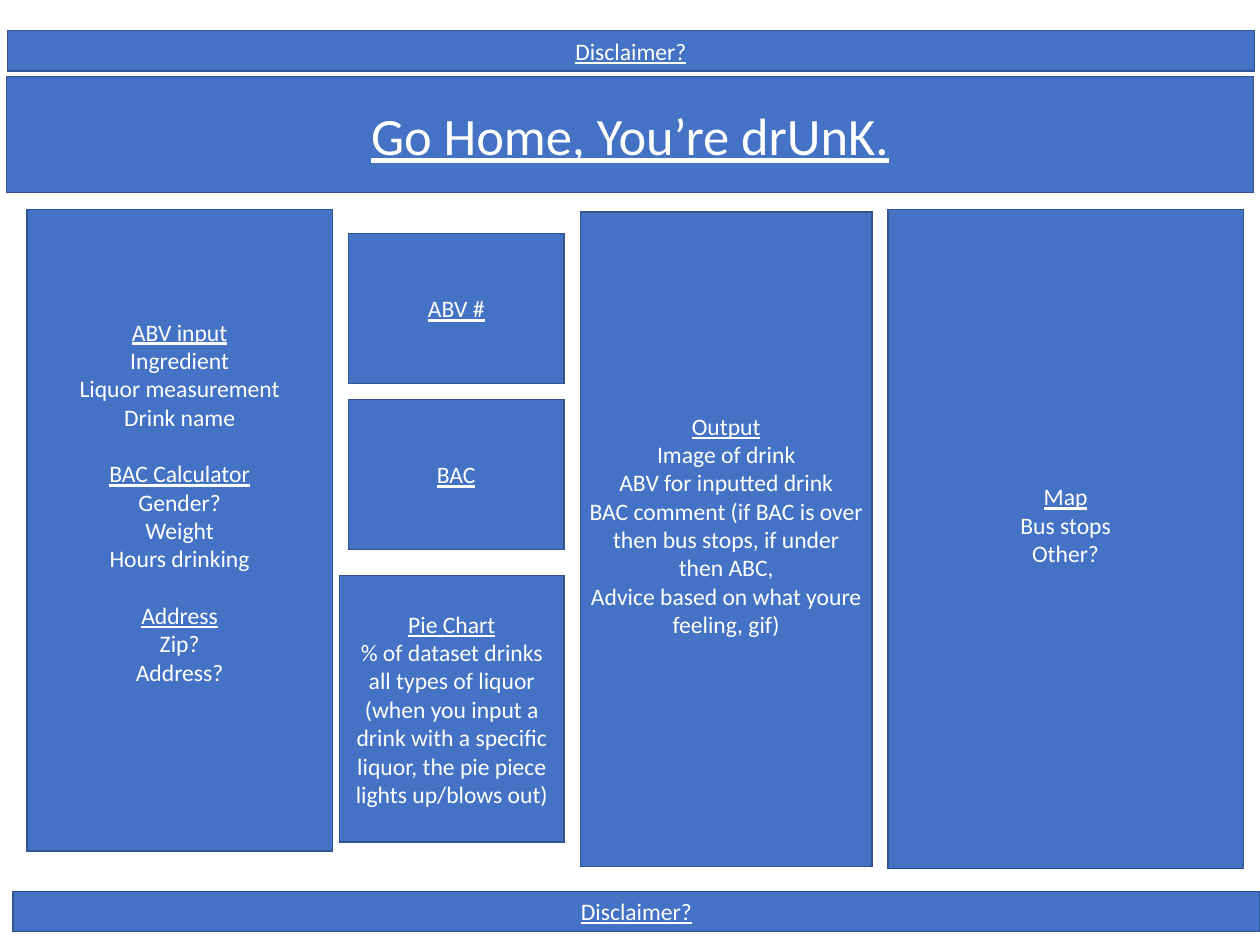
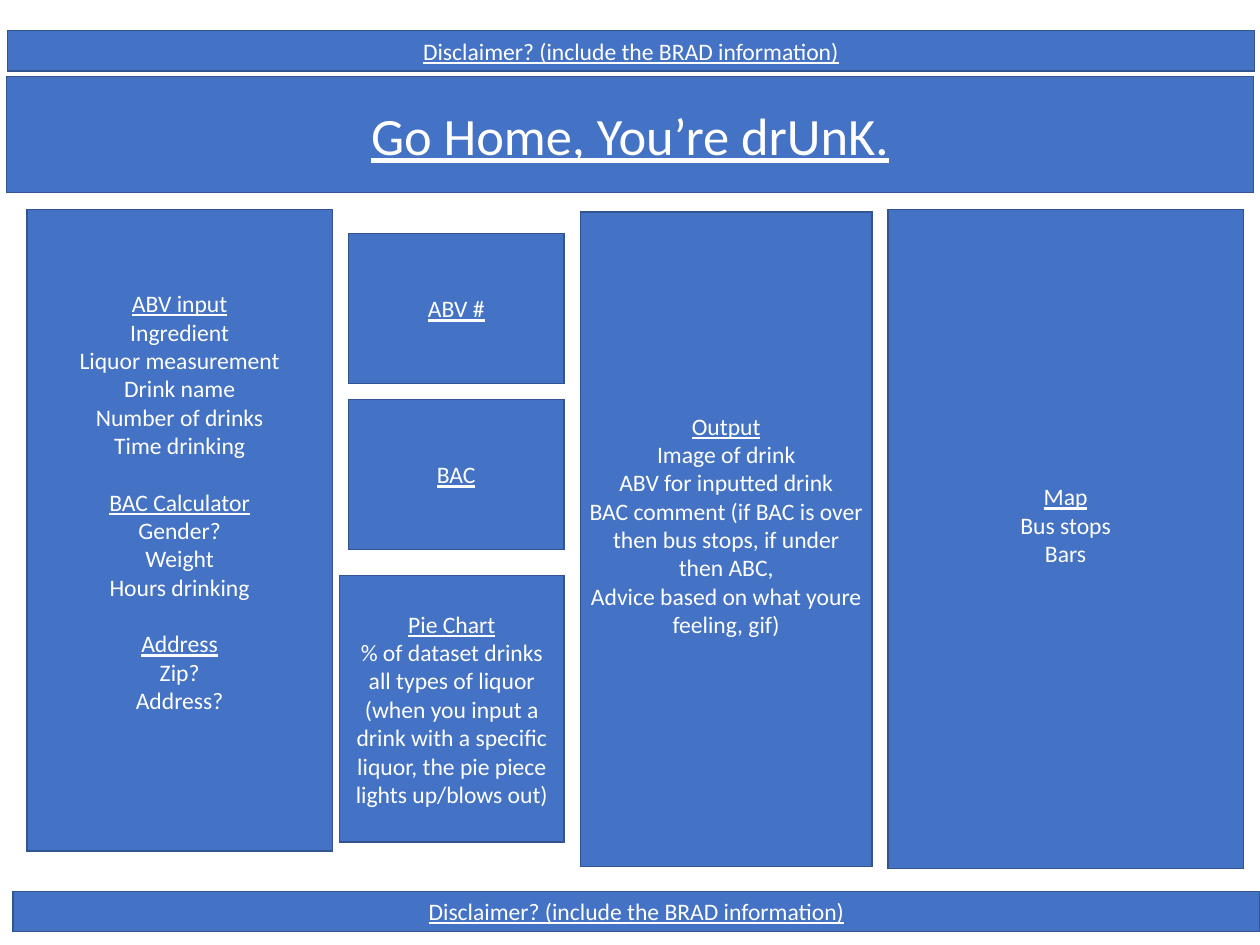
Before and after one commit to rclassit/Project-2, a slide deck: slide 1 of dashboard sketch.pptx. Drawn at 1260x945 pixels with LibreOffice and Linux fonts; fonts in the diff are those of the drawing. Boxes give left, top, right and bottom in pixels: in the first picture for what was removed or moved away, otherwise in the second. Text is boxed around its words. In the diff, an @@ line names an element or a change of style, - is before the commit and + after.

```diff
--- a/dashboard sketch.pptx
+++ b/dashboard sketch.pptx
@@ text in rectangle at bbox=[423, 43, 838, 64]: text changed @@
-Disclaimer?
+Disclaimer? (include the BRAD information)
@@ text in rectangle at bbox=[96, 409, 263, 458]: paragraphs added @@
+Number of drinks
+Time drinking
@@ text in rectangle at bbox=[1045, 547, 1086, 562]: text changed @@
-Other?
+Bars
@@ text in rectangle at bbox=[429, 903, 844, 924]: text changed @@
-Disclaimer?
+Disclaimer? (include the BRAD information)
```
